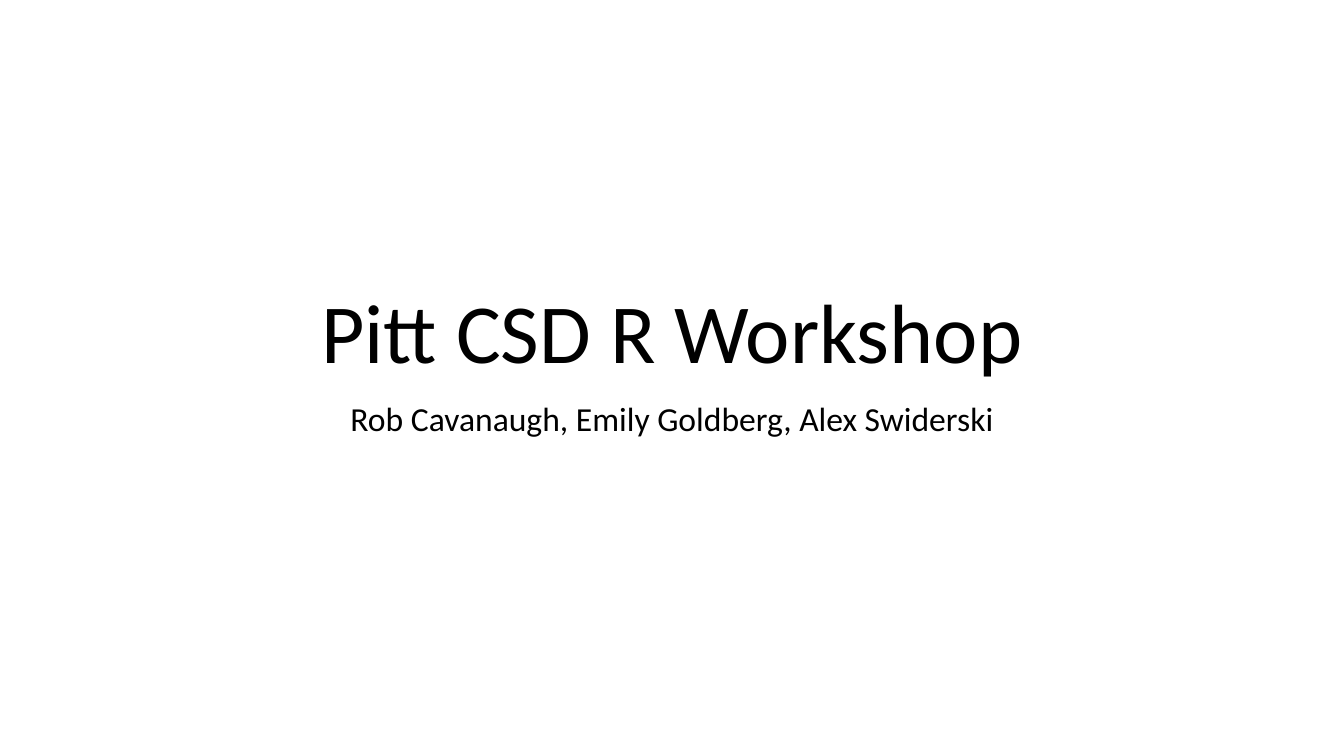
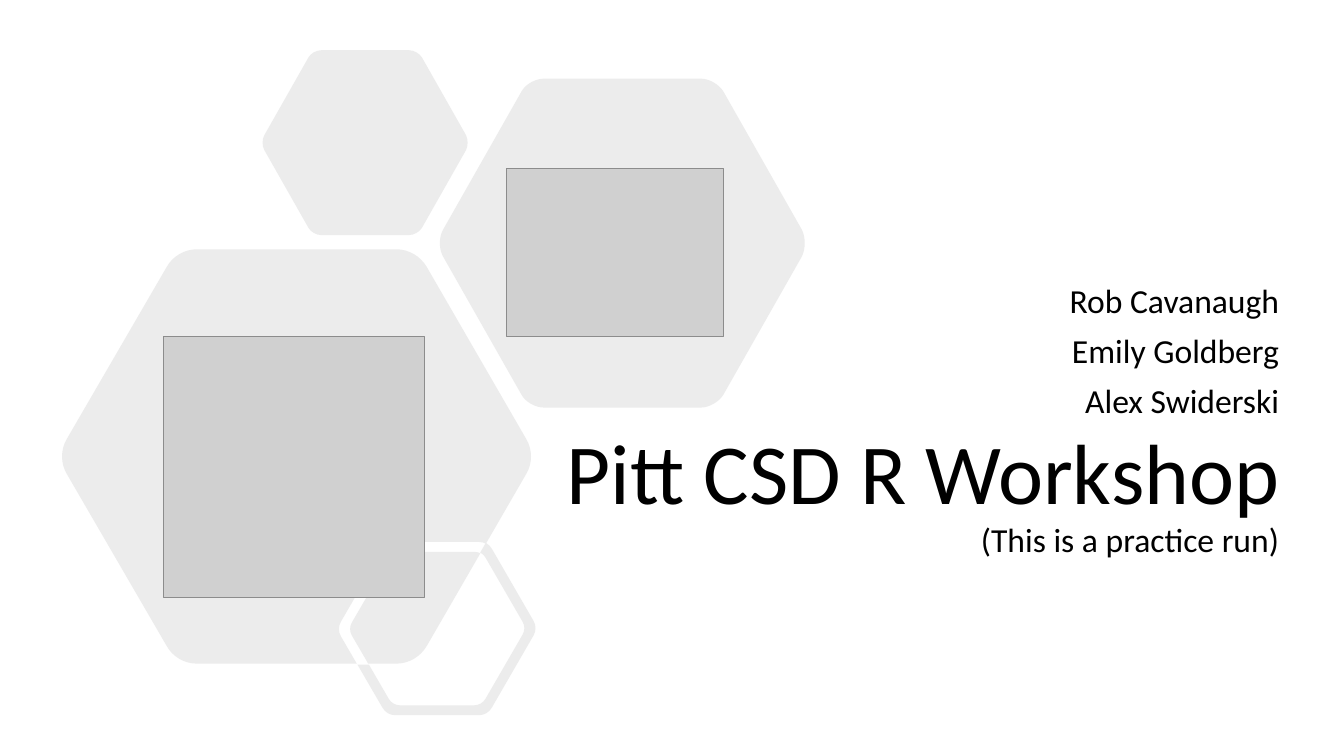
Before and after one commit to rbcavanaugh/pitt-csd-r-workshop, a slide deck: slide 1 of intro-to-workshop.pptx. Drawn at 1344x756 pixels with LibreOffice and Linux fonts; fonts in the diff are those of the drawing; grey boxes stand for pictures. Boxes give left, top, right and bottom in pixels: in the first picture for what was removed or moved away, otherwise in the second. Text is boxed around its words. In the diff, an @@ line names an element or a change of style, - is before the commit and + after.

```diff
--- a/intro-to-workshop.pptx
+++ b/intro-to-workshop.pptx
@@ freeform shape added at <box>63,50,806,716</box>, fill #808080 at 15% opacity @@
@@ subtitle "Rob Cavanaugh" at <box>1070,289,1279,414</box>: vertical alignment top to bottom @@
@@ picture added at <box>507,168,724,337</box> @@
@@ subtitle at <box>1070,289,1279,414</box>: text changed @@
-Rob Cavanaugh, Emily Goldberg, Alex Swiderski
+Rob Cavanaugh
+Emily Goldberg
+Alex Swiderski
@@ picture added at <box>164,337,425,598</box> @@
@@ title "Pitt CSD R Workshop (This ..." at <box>567,444,1279,558</box>: vertical alignment bottom to top @@
@@ title at <box>567,444,1279,558</box>: text changed; size 60 to 24 pt @@
-Pitt CSD R Workshop
+Pitt CSD R Workshop
+(This is a practice run)
```
Also in this commit, not shown: 1 other slide changed, 6 slides added, 3 other files.
